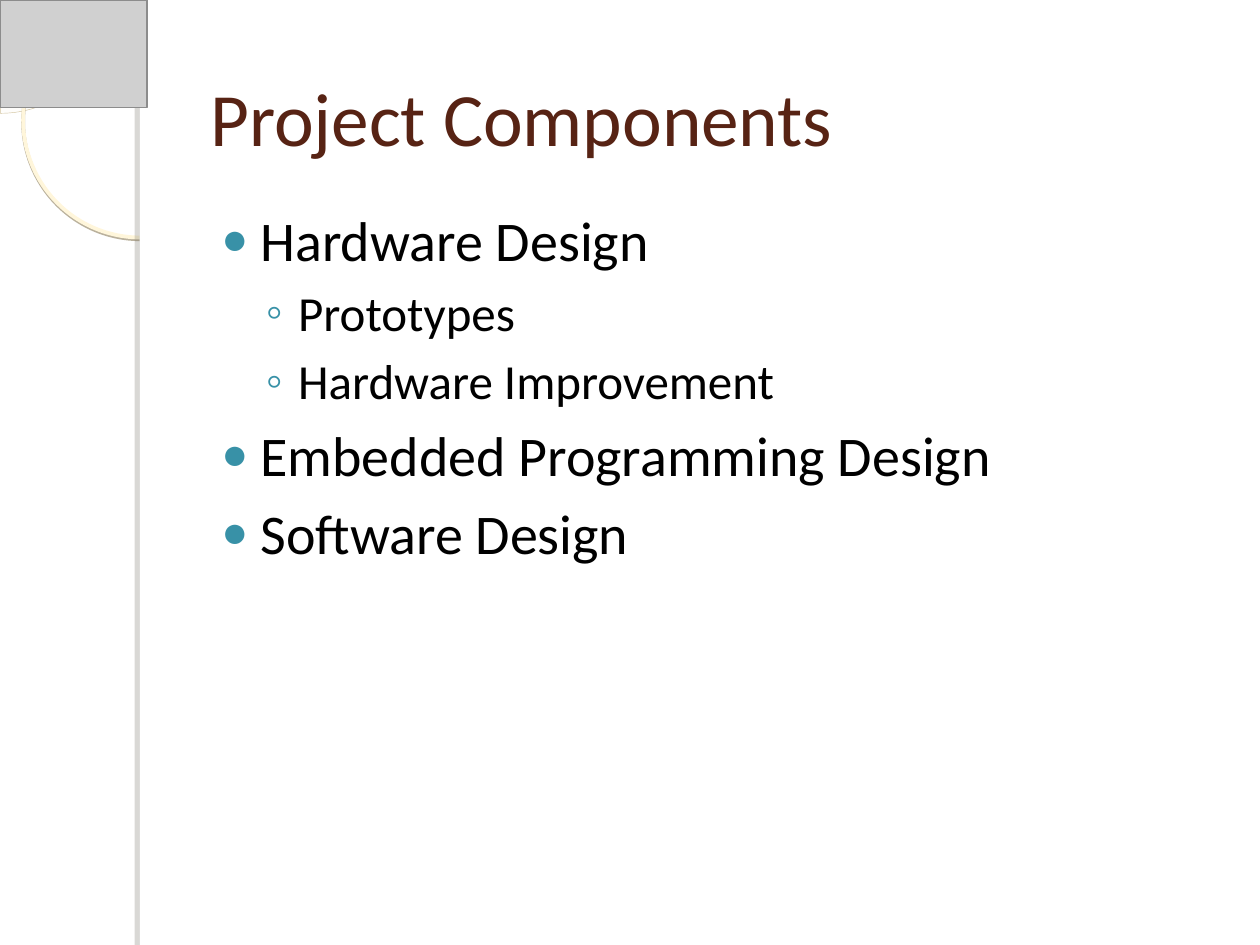
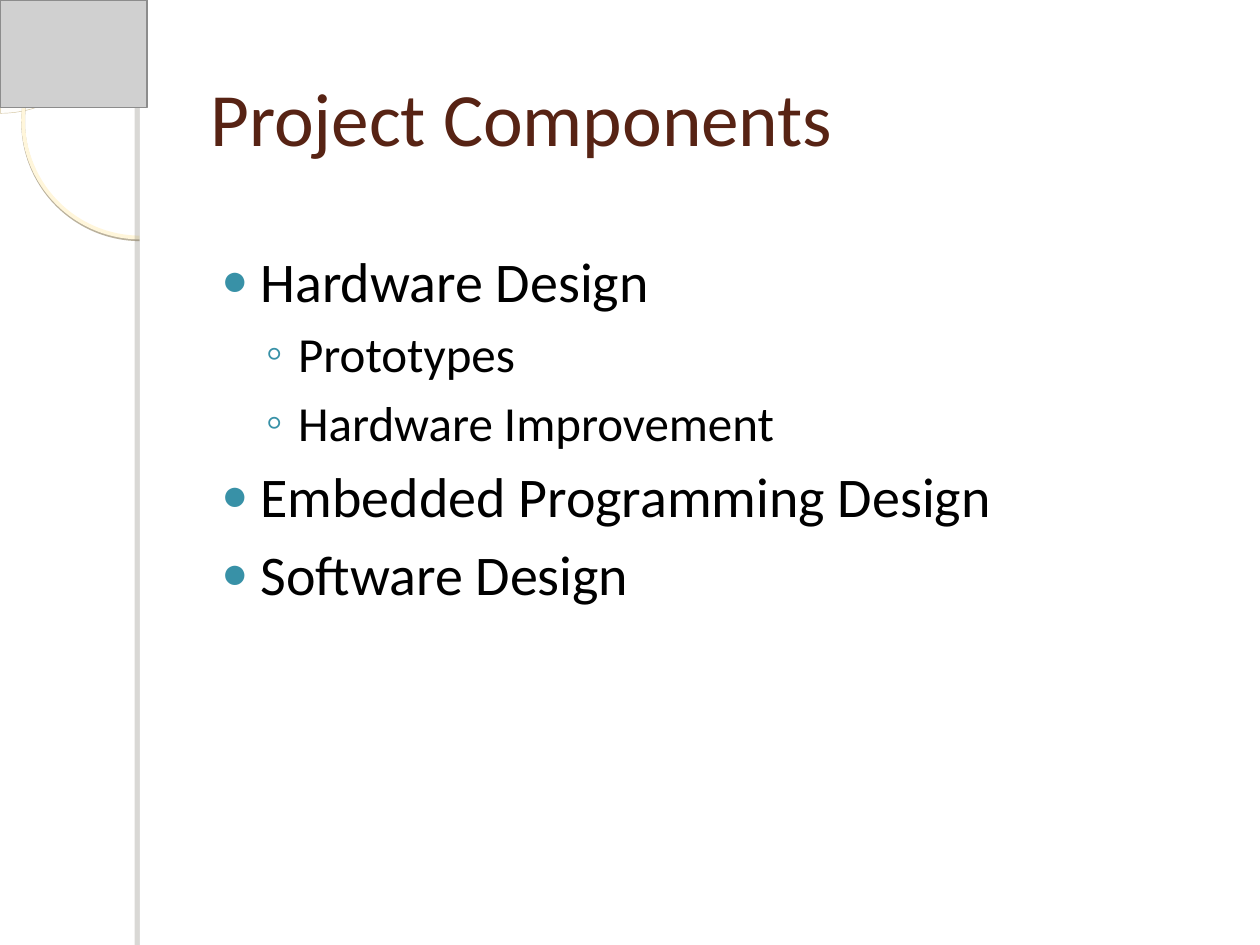
Before and after one commit to estel1/sandiaproject, a slide deck: slide 3 of Docs/Report/December Presentation/Critical Design Review.ppt. Drawn at 1260x945 pixels with LibreOffice and Linux fonts; fonts in the diff are those of the drawing; grey boxes stand for pictures; background and template pictures are left out. Boxes give left, top, right and bottom in pixels: in the first picture for what was removed or moved away, otherwise in the second. Text is boxed around its words. In the diff, an @@ line names an element or a change of style, - is before the commit and + after.

```diff
--- a/Docs/Report/December Presentation/Critical Design Review.ppt
+++ b/Docs/Report/December Presentation/Critical Design Review.ppt
@@ text "Hardware Design": place and size @@
-text "Hardware Design" at box(260, 222, 991, 564)
+text "Hardware Design" at box(260, 263, 991, 605)
```
Also in this commit, not shown: 3 other slides changed.
